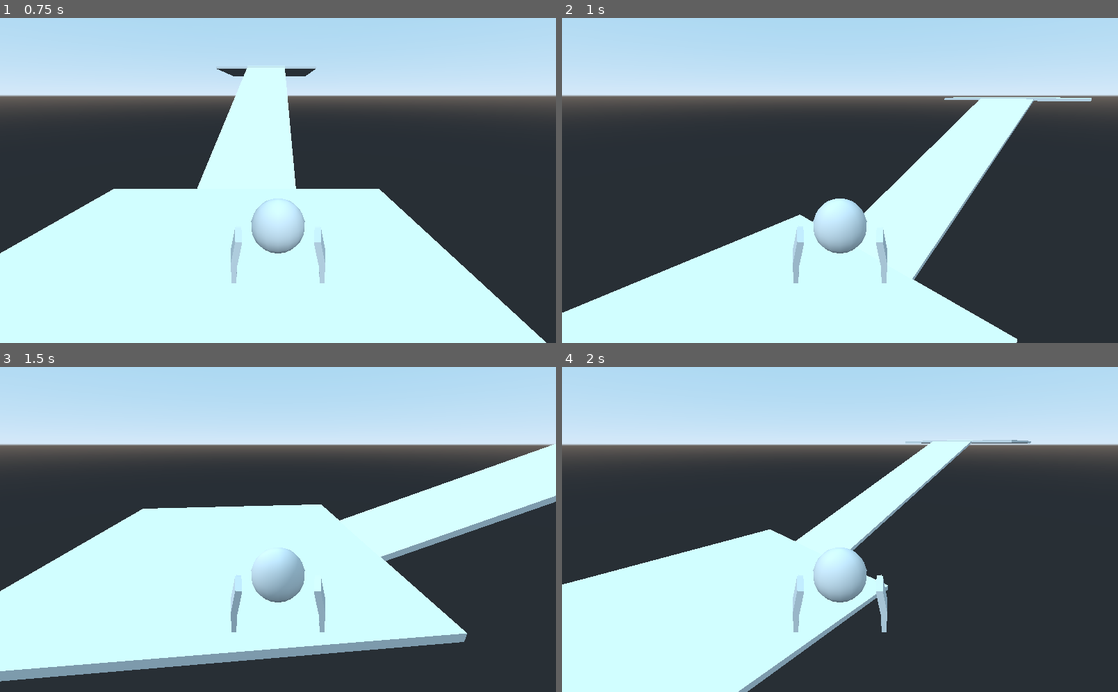
Above: before the commit, frames 1-4 (two rows, left to right).
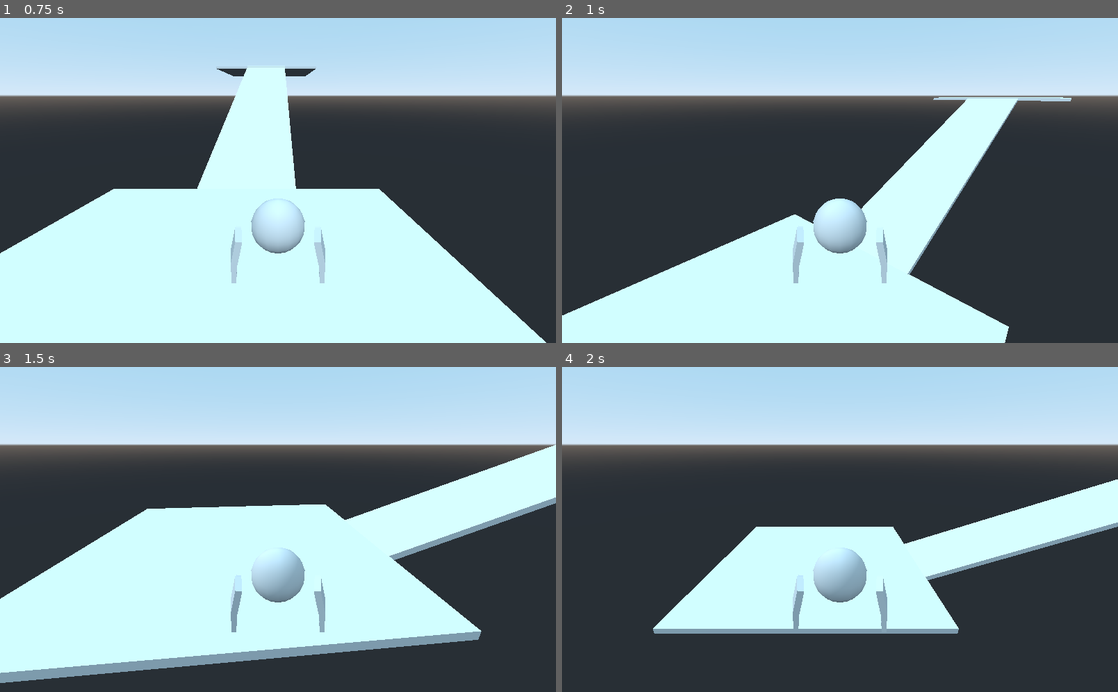
Above: after the commit, the same moments.

Repository: OutOfNet/first-3D-game
Game: Godot game, scene res://scenes/baseplate/Baseplate.tscn
Two runs of this game, one before a commit and one after it. Both use one fixed random seed, a clock stepped at 60 frames per second and the inputs below.
Inputs:
- Up to frame 1 (0.75 s): tap Enter at 0.5 s; hold D (right) from 0.53 s (still down); tap Down (camera_down) at 0.6 s
- Up to frame 2 (1 s): keep holding D (right); tap Space (jump) at 0.77 s; tap Left (camera_left) at 0.8 s
- Up to frame 3 (1.5 s): release D (right) at 1.28 s; hold S (down) from 1.28 s (still down); tap Left (camera_left) at 1.35 s
- Up to frame 4 (2 s): keep holding S (down); tap Space (jump) at 1.52 s; tap Right (camera_right) at 1.55 s

Frame 1 is identical in both runs. In frame 2, 2.5% of the frame differs, in the area x 0-96%, y 24-100%; in frame 3, 1.9%; in frame 4, 25%, in the area x 0-100%, y 22-100%.

Commit message:
Camera rotation fixes.
Fixed the camera getting offset if too many rotation inputs happen at the same time by adding a 20ms delay before rotating the camera and checking whether or not the camera angle is offset, and if it is, snap it back to the nearest normal angle (the function is an updated version of one made by avencherus on the godot forums a while back).

Diff:
--- a/scripts/player/player_management.gd
+++ b/scripts/player/player_management.gd
@@ -4,34 +4,54 @@
 const MAX_HEALTH = 150
 const JUMP_FORCE = 50
 const CAMERA_NEUTRAL_ROTATION = -0.35
+const INT_MAX = 2147483647
 
 export var speed = 15.0
 
-var target_rotation = 0
+var target_rotation = Vector2.ZERO
 var velocity = Vector3.ZERO
 var health = MAX_HEALTH
 var is_rotating = false
 var camera
+
+var camera_angles = [0, 0.785398, 1.570796, 2.356194, 3.141592, -3.141593, -2.356195, -1.570797, -0.785399, -0.000001]
 
 
 
 func _ready():
 	camera = get_node("Camera")
 
+
+func find_closest(value, array) -> float:
+
+	var best_match = null
+	var least_diff = INT_MAX
+
+	for number in array:
+
+		var diff = abs(value - number)
+
+		if(diff < least_diff):
+			best_match = number
+			least_diff = diff
+
+	return best_match
+
+
 func rotate_camera(rotate_direction):
 	if rotate_direction == "left" && is_rotating == false:
 		if is_equal_approx(3.141593, rotation.y) == true:
 			rotation.y = -3.141593
 		is_rotating = true
-		target_rotation = rotation.y + 0.785398
+		target_rotation.x = rotation.y + 0.785398
 		# Smoothly rotates the player along with the camera
-		while rotation.y <= target_rotation - 0.1:
+		while rotation.y <= target_rotation.x - 0.02:
 			print(rotation.y)
-			rotation.y -= (rotation.y - target_rotation) / 2
-			yield(get_tree().create_timer(0.05), "timeout")
+			rotation.y -= (rotation.y - target_rotation.x) / 4
+			yield(get_tree().create_timer(0.0125), "timeout")
 			print("rotated successfully")
 		# When close enough, snaps the rotation to the target rotation
-		rotation.y = target_rotation
+		rotation.y = target_rotation.x
 		print(rotation.y)
 		is_rotating = false
 
@@ -39,15 +59,15 @@
 		if is_equal_approx(-3.141593, rotation.y) == true:
 			rotation.y = 3.141593
 		is_rotating = true
-		target_rotation = rotation.y - 0.785398
+		target_rotation.x = rotation.y - 0.785398
 		# Smoothly rotates the player along with the camera
-		while rotation.y >= target_rotation + 0.1:
-			rotation.y -= (rotation.y - target_rotation) / 2
-			yield(get_tree().create_timer(0.05), "timeout")
+		while rotation.y >= target_rotation.x + 0.02:
+			rotation.y -= (rotation.y - target_rotation.x) / 4
+			yield(get_tree().create_timer(0.0125), "timeout")
 			print("rotated successfully")
 			print(rotation.y)
 		# When close enough, snaps the rotation to the target rotation
-		rotation.y = target_rotation
+		rotation.y = target_rotation.x
 		print(rotation.y)
 		is_rotating = false
 
@@ -66,41 +86,56 @@
 		velocity.x = 0
 		velocity.z = 0
 
+	if camera_angles.has(rotation.y) == false && is_rotating == false:
+		print(find_closest(rotation.y, camera_angles), " | ", rotation.y)
+		rotation.y = find_closest(rotation.y, camera_angles)
+
 	velocity.y -= delta * GRAVITY
 	velocity = move_and_slide(velocity, Vector3.UP, true)
 
 
 func _input(_event):
 	if Input.is_action_just_pressed("camera_left"):
-		rotate_camera("left")
+		if is_rotating == false:
+			yield(get_tree().create_timer(0.02), "timeout")
+			rotate_camera("left")
 	elif Input.is_action_just_pressed("camera_right"):
-		rotate_camera("right")
-
-	if Input.is_action_just_pressed("camera_up"):
-		target_rotation = camera.rotation.x + 0.775
-		# Smoothly rotates the camera upwards.
-		while camera.rotation.x <= target_rotation - 0.025:
+		if is_rotating == false:
+			yield(get_tree().create_timer(0.02), "timeout")
+			rotate_camera("right")
+	elif Input.is_action_just_pressed("camera_up"):
+		if is_rotating == false:
+			is_rotating = true
+			yield(get_tree().create_timer(0.02), "timeout")
+			target_rotation.y = camera.rotation.x + 0.5
+			# Smoothly rotates the camera upwards.
+			while camera.rotation.x <= target_rotation.y - 0.025:
+				print(camera.rotation.x)
+				camera.rotation.x -= (camera.rotation.x - target_rotation.y) / 4
+				yield(get_tree().create_timer(0.0125), "timeout")
+				print("rotated successfully")
+			camera.rotation.x = target_rotation.y
 			print(camera.rotation.x)
-			camera.rotation.x -= (camera.rotation.x - target_rotation) / 4
-			yield(get_tree().create_timer(0.025), "timeout")
-			print("rotated successfully")
-		camera.rotation.x = target_rotation
-		print(camera.rotation.x)
 	elif Input.is_action_just_pressed("camera_down"):
-		target_rotation = camera.rotation.x - 0.775
-		# Smoothly rotates the camera downwards.
-		while camera.rotation.x >= target_rotation + 0.025:
-			camera.rotation.x -= (camera.rotation.x - target_rotation) / 4
-			yield(get_tree().create_timer(0.025), "timeout")
-		camera.rotation.x = target_rotation
-		print("fully finished rotating")
-	elif Input.is_action_just_released("camera_down") or Input.is_action_just_released("camera_up"):
-		target_rotation = CAMERA_NEUTRAL_ROTATION
+		if is_rotating == false:
+			is_rotating = true
+			yield(get_tree().create_timer(0.02), "timeout")
+			target_rotation.y = camera.rotation.x - 0.5
+			# Smoothly rotates the camera downwards.
+			while camera.rotation.x >= target_rotation.y + 0.025:
+				camera.rotation.x -= (camera.rotation.x - target_rotation.y) / 4
+				yield(get_tree().create_timer(0.0125), "timeout")
+			camera.rotation.x = target_rotation.y
+			print("fully finished rotating")
+	if Input.is_action_just_released("camera_down") or Input.is_action_just_released("camera_up"):
+		target_rotation.y = CAMERA_NEUTRAL_ROTATION
+		yield(get_tree().create_timer(0.02), "timeout")
 		# Smoothly rotates the camera towards the neutral rotation.
-		while camera.rotation.x <= target_rotation + 0.025 && camera.rotation.x >= target_rotation - 0.025:
-			camera.rotation.x -= (camera.rotation.x - target_rotation) / 4
-			yield(get_tree().create_timer(0.025), "timeout")
-		camera.rotation.x = target_rotation
+		while camera.rotation.x >= target_rotation.y + 0.025 or camera.rotation.x <= target_rotation.y - 0.025:
+			camera.rotation.x -= (camera.rotation.x - target_rotation.y) / 4
+			yield(get_tree().create_timer(0.0125), "timeout")
+		camera.rotation.x = target_rotation.y
+		is_rotating = false
 		print(camera.rotation.x)
 
 	if Input.is_action_just_pressed("jump"):
